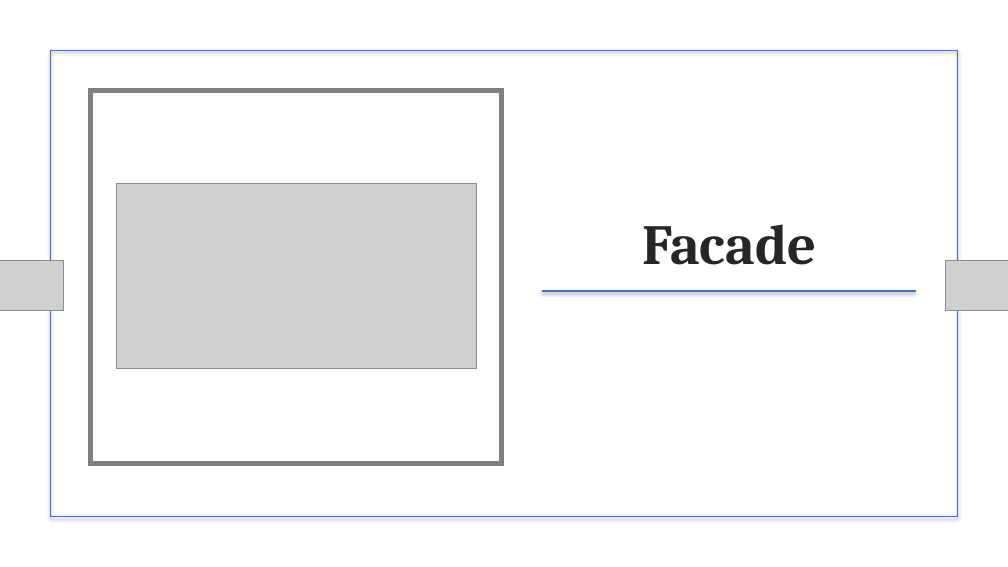
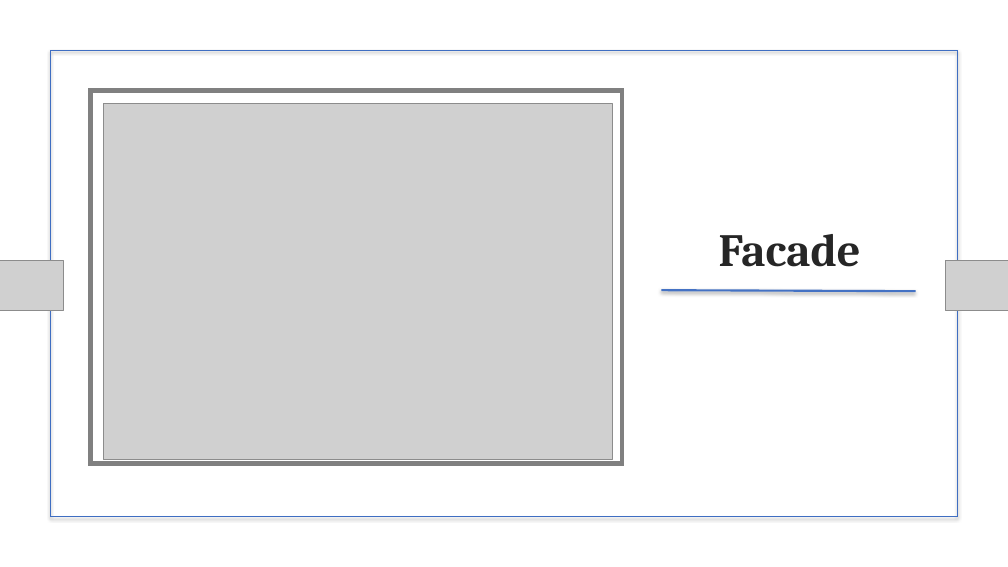
Before and after one commit to zeintaha/ICT-SEP2, a slide deck: slide 13 of SDJ2 Assignment Group 4 - VIA Engineering/SDJ Assignment 1 Presentation.pptx. Drawn at 1008x567 pixels with LibreOffice and Linux fonts; fonts in the diff are those of the drawing; grey boxes stand for pictures; background and template pictures are left out. Boxes give left, top, right and bottom in pixels: in the first picture for what was removed or moved away, otherwise in the second. Text is boxed around its words. In the diff, an @@ line names an element or a change of style, - is before the commit and + after.

```diff
--- a/SDJ2 Assignment Group 4 - VIA Engineering/SDJ Assignment 1 Presentation.pptx
+++ b/SDJ2 Assignment Group 4 - VIA Engineering/SDJ Assignment 1 Presentation.pptx
@@ title "Facade": place and size @@
-title "Facade" at box(642, 224, 816, 265)
+title "Facade" at box(719, 234, 861, 267)
@@ title "Facade" at box(719, 234, 861, 267): size 54 to 44 pt @@
@@ rectangle: place and size @@
-rectangle at box(90, 90, 501, 464)
+rectangle at box(90, 90, 622, 464)
@@ picture added at box(103, 104, 613, 461) @@
@@ picture removed at box(116, 184, 476, 369) @@
@@ line moved from (542, 291) - (916, 291) to (662, 290) - (916, 291) @@
```
Also in this commit, not shown: 5 other slides changed, 1 slide added, 1 slide removed, 35 other files.
